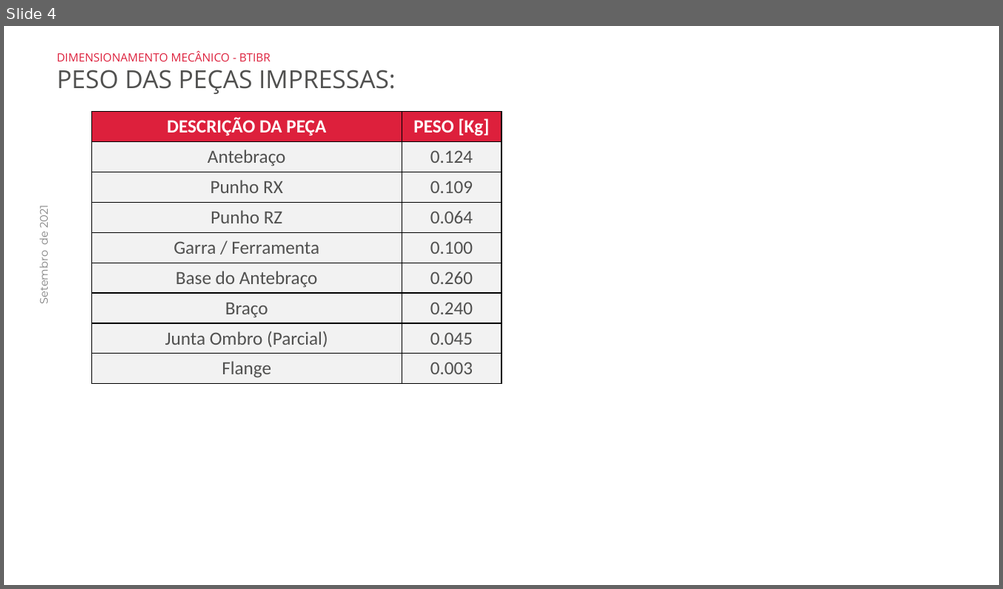
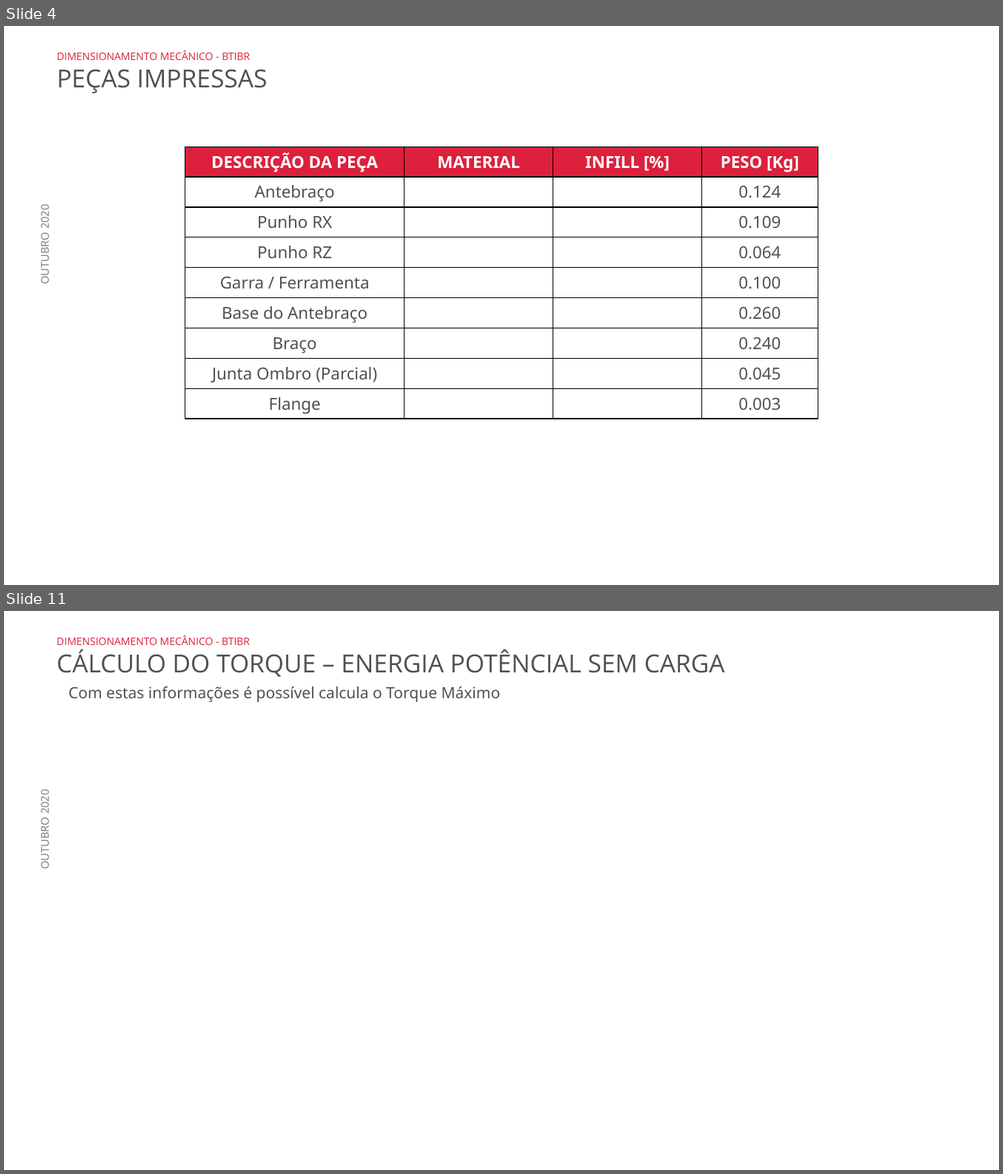
Before and after one commit to BTIBR/Projeto-Mecanico, a slide deck: Arquivos Gerais/Análises e Cálculos/Dimensionamento Mecânico BTIBR.pptx. Shown one above the other, each under a label of ours: slide 4 before the commit, slides 4 and 11 after it; the slides between them are not shown. The pictures are 1003x589 and 1003x1174 pixels, drawn with LibreOffice and Linux fonts; fonts in the diff are those of the drawing; background and template pictures are left out. Boxes give left, top, right and bottom in pixels: in the first picture for what was removed or moved away, otherwise in the second. Text is boxed around its words. In the diff, an @@ line names an element or a change of style, - is before the commit and + after.

Commit message:
Update do Dimensionamento

```diff
--- a/Arquivos Gerais/Análises e Cálculos/Dimensionamento Mecânico BTIBR.pptx
+++ b/Arquivos Gerais/Análises e Cálculos/Dimensionamento Mecânico BTIBR.pptx
@@ slide 11 added at <box>4,611,999,1170</box>, background picture (left out); not listed: 1 template element that a slide beside it also shows @@
@@ text added at <box>57,635,725,677</box>, 24 pt, text #50504F @@
+DIMENSIONAMENTO MECÂNICO - BTIBR
+CÁLCULO DO TORQUE – ENERGIA POTÊNCIAL SEM CARGA
@@ text added at <box>68,686,501,702</box>, 15 pt, text #50504F @@
+Com estas informações é possível calcula o Torque Máximo
@@ slide 4 changed as well @@
@@ text at <box>57,69,267,93</box>: text changed @@
-PESO DAS PEÇAS IMPRESSAS:
+PEÇAS IMPRESSAS
@@ text at <box>57,50,250,60</box>: size 11 to 10 pt in "DIMENSIONAMENTO MECÂNICO - BTIBR" @@
@@ table at <box>185,147,817,419</box> @@
+column 2: MATERIAL |  |  |  |  |  |  |  | 
+column 3: INFILL [%] |  |  |  |  |  |  |  | 
@@ table: place and size @@
-table at <box>91,112,502,384</box>
+table at <box>185,147,817,419</box>
@@ text removed at <box>36,207,51,304</box> @@
-Setembro de 2021
@@ text added at <box>37,207,52,284</box>, 10.5 pt, text #808080 @@
+OUTUBRO 2020
```
Also in this commit, not shown: 7 other slides changed, 12 other slides added, 44 other files.
